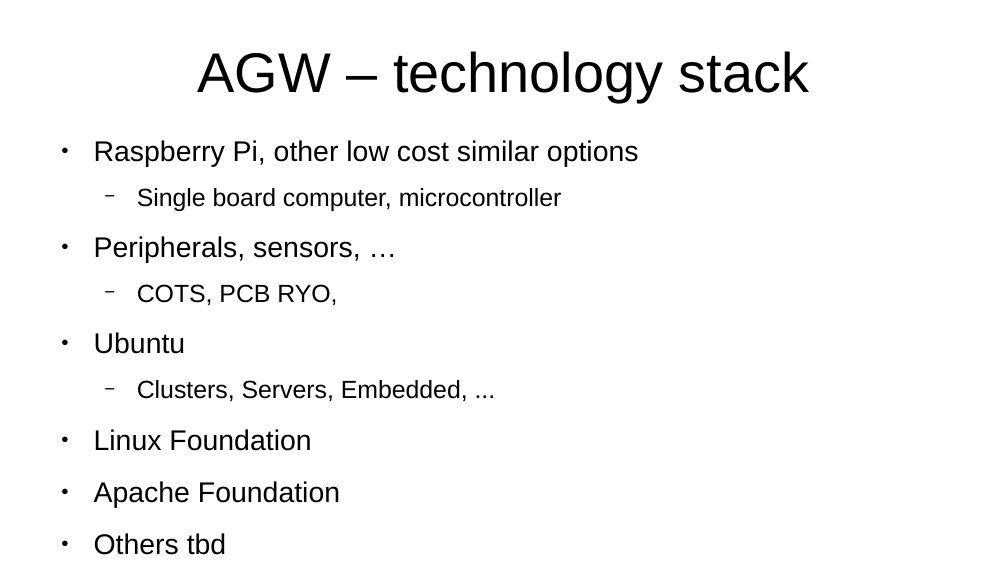
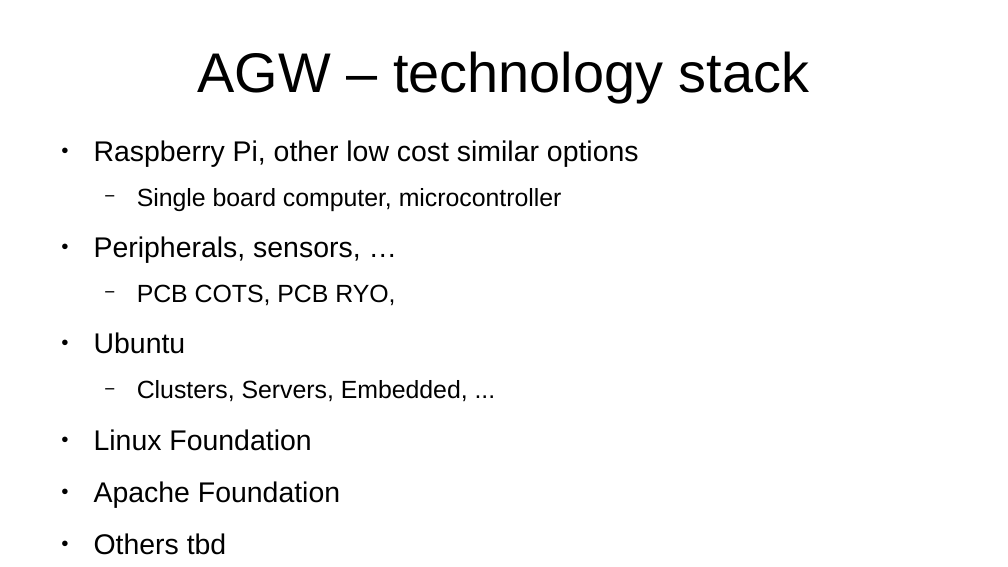
Before and after one commit to YorkEarwaker/Climate-Model, a slide deck: slide 9 of ppm/anthropogenic-global-warming-context.odp. Drawn at 1008x567 pixels with LibreOffice and Linux fonts; fonts in the diff are those of the drawing. Boxes give left, top, right and bottom in pixels: in the first picture for what was removed or moved away, otherwise in the second. Text is boxed around its words. In the diff, an @@ line names an element or a change of style, - is before the commit and + after.

```diff
--- a/ppm/anthropogenic-global-warming-context.odp
+++ b/ppm/anthropogenic-global-warming-context.odp
@@ text at bbox=[137, 284, 395, 306]: text changed @@
-  − COTS, PCB RYO,
+  − PCB COTS, PCB RYO,
```
Also in this commit, not shown: 4 other slides changed, 1 slide added.
